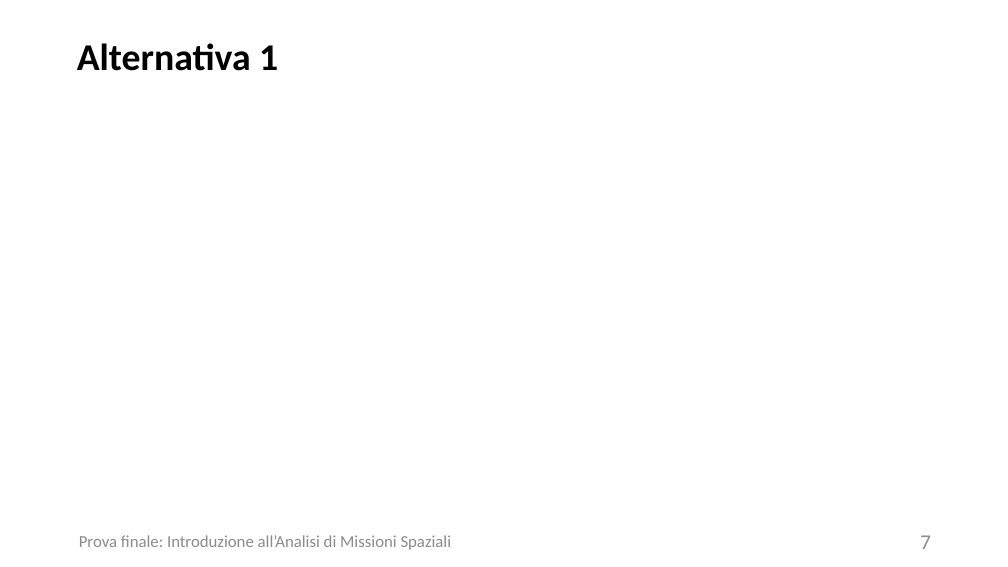
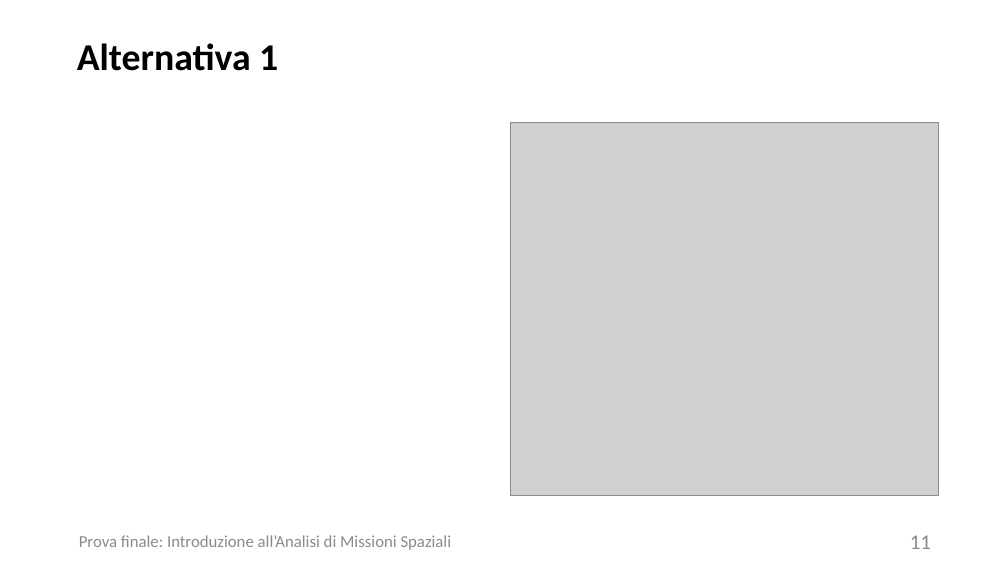
Before and after one commit to turcualexd/IAMS-progetto, a slide deck: slide 11 of Modelli relazione/Power C13.pptx (slide 7 before the commit). Drawn at 1008x567 pixels with LibreOffice and Linux fonts; fonts in the diff are those of the drawing; grey boxes stand for pictures. Boxes give left, top, right and bottom in pixels: in the first picture for what was removed or moved away, otherwise in the second. Text is boxed around its words. In the diff, an @@ line names an element or a change of style, - is before the commit and + after.

```diff
--- a/Modelli relazione/Power C13.pptx
+++ b/Modelli relazione/Power C13.pptx
@@ picture added at (x1=510, y1=123, x2=939, y2=496) @@
@@ page number at (x1=910, y1=535, x2=931, y2=549): text changed @@
-7
+11
```
Also in this commit, not shown: 6 other slides changed, 4 slides added.
